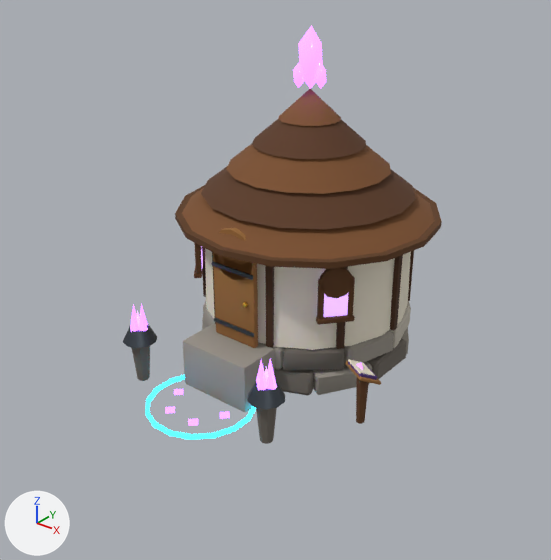
An edit to the glTF model modele3d/export/mapa/budynek_fuzji_poz08.glb, drawn before and after from the same camera.
Camera for both pictures: a 50 mm lens placed at (8.6, -10.8, 8.48), pointed at (0.38, -0.52, 2.11). The axes (+X, +Y, +Z) are drawn at lower left. The lights are the same throughout. The older version comes first. Vertices at exactly the same position are counted once.

In view in the first picture: 'budynek_fuzji_poz08'.
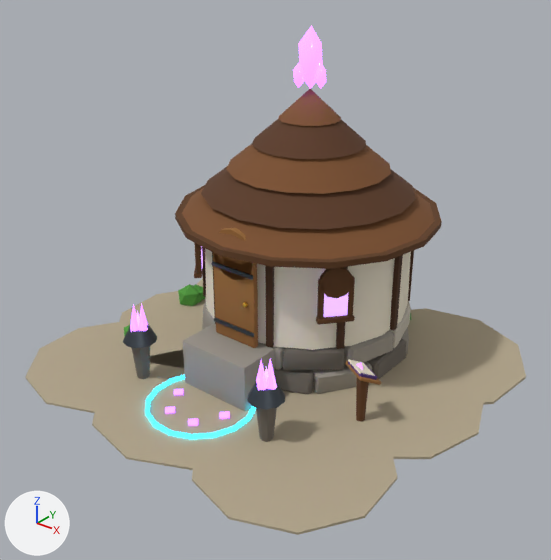
What differs and where, as boxes (x1, y1, x2, y2) in the pictures (551 x 560 px):
'budynek_fuzji_poz08', reshaped (57% wider, 22% taller)
    before: (123, 25, 442, 444)
    after: (25, 25, 526, 535)
part 1 of me_budynek_fuzji_poz08, added (beige)
    after: (25, 322, 134, 413)
part 2 of me_budynek_fuzji_poz08, added (beige)
    after: (114, 291, 203, 368)
part 3 of me_budynek_fuzji_poz08, added (mostly hidden)
    after: (196, 278, 206, 309)
part 4 of me_budynek_fuzji_poz08, added (beige)
    after: (92, 350, 235, 470)
part 5 of me_budynek_fuzji_poz08, added (beige)
    after: (192, 401, 397, 535)
part 6 of me_budynek_fuzji_poz08, added (beige)
    after: (283, 387, 483, 459)
part 7 of me_budynek_fuzji_poz08, added (beige)
    after: (368, 308, 526, 408)
part 8 of me_budynek_fuzji_poz08, added
    after: (178, 284, 202, 306)
part 9 of me_budynek_fuzji_poz08, added
    after: (195, 284, 205, 300)

What changed in the scene script:
```text
Add mat_mapa_gravel:
    mat_mapa_gravel = principled_material('mapa_gravel')
    mat_mapa_gravel.base_color = (0.451, 0.381, 0.262)  # beige #b3a68c
    mat_mapa_gravel.roughness = 0.95
Add mat_mapa_leaves:
    mat_mapa_leaves = principled_material('mapa_leaves')
    mat_mapa_leaves.base_color = (0.0782, 0.323, 0.0423)  # green #4f9a3a
    mat_mapa_leaves.roughness = 0.85
Change me_budynek_fuzji_poz08:
    used by ob_budynek_fuzji_poz08; location = (0.0, 0.0, 0.0)
    remove me_budynek_fuzji_poz08.from_pydata(...)  # 2693 vertices, 4970 faces; spans x -2.67..2.96, y -3.34..3.67, z 0.0..6.58
    add me_budynek_fuzji_poz08.from_pydata(...)  # 2993 vertices, 5494 faces; spans x -4.18..4.47, y -4.22..4.19, z -0.14..6.58
    me_budynek_fuzji_poz08 part 1: a new loose piece, a 10-sided cylinder along z spanning x -4.185..-0.761, y -4.08..-0.548, z 0.005..0.045, in mat_mapa_gravel (beige #b3a68c)
    me_budynek_fuzji_poz08 part 2: a new loose piece, a 10-sided cylinder along z spanning x -4.052..-0.384, y -1.974..1.806, z 0.004..0.046, in mat_mapa_gravel (beige #b3a68c)
    me_budynek_fuzji_poz08 part 3: a new loose piece, a 10-sided cylinder along z spanning x -3.995..-0.155, y 0.513..4.188, z 0.003..0.047, in mat_mapa_gravel (beige #b3a68c)
    me_budynek_fuzji_poz08 part 4: a new loose piece, a 10-sided cylinder along z spanning x -2.127..1.806, y -4.216..-0.231, z 0.004..0.046, in mat_mapa_gravel (beige #b3a68c)
    me_budynek_fuzji_poz08 part 5: a new loose piece, a 10-sided cylinder along z spanning x 0.563..4.017, y -4.194..-0.631, z 0.003..0.047, in mat_mapa_gravel (beige #b3a68c)
    me_budynek_fuzji_poz08 part 6: a new loose piece, a 10-sided cylinder along z spanning x 0.554..4.47, y -1.749..2.011, z 0.002..0.048, in mat_mapa_gravel (beige #b3a68c)
    me_budynek_fuzji_poz08 part 7: a new loose piece, a 10-sided cylinder along z spanning x 0.47..4.415, y 0.068..4.076, z 0.001..0.049, in mat_mapa_gravel (beige #b3a68c)
    me_budynek_fuzji_poz08 part 8: a new loose piece, an icosphere of 20 faces spanning x -3.41..-2.86, y 0.35..0.87, z -0.11..0.51, in mat_mapa_leaves (green #4f9a3a)
    me_budynek_fuzji_poz08 part 9: a new loose piece, an icosphere of 20 faces spanning x -3.32..-2.88, y 0.56..0.99, z -0.05..0.45, in mat_mapa_leaves (green #4f9a3a)
    other edits to the shape of me_budynek_fuzji_poz08 do not show in these pictures
    add me_budynek_fuzji_poz08.materials.append(mat_mapa_gravel)  # beige #b3a68c
    add me_budynek_fuzji_poz08.materials.append(mat_mapa_leaves)  # green #4f9a3a
```
